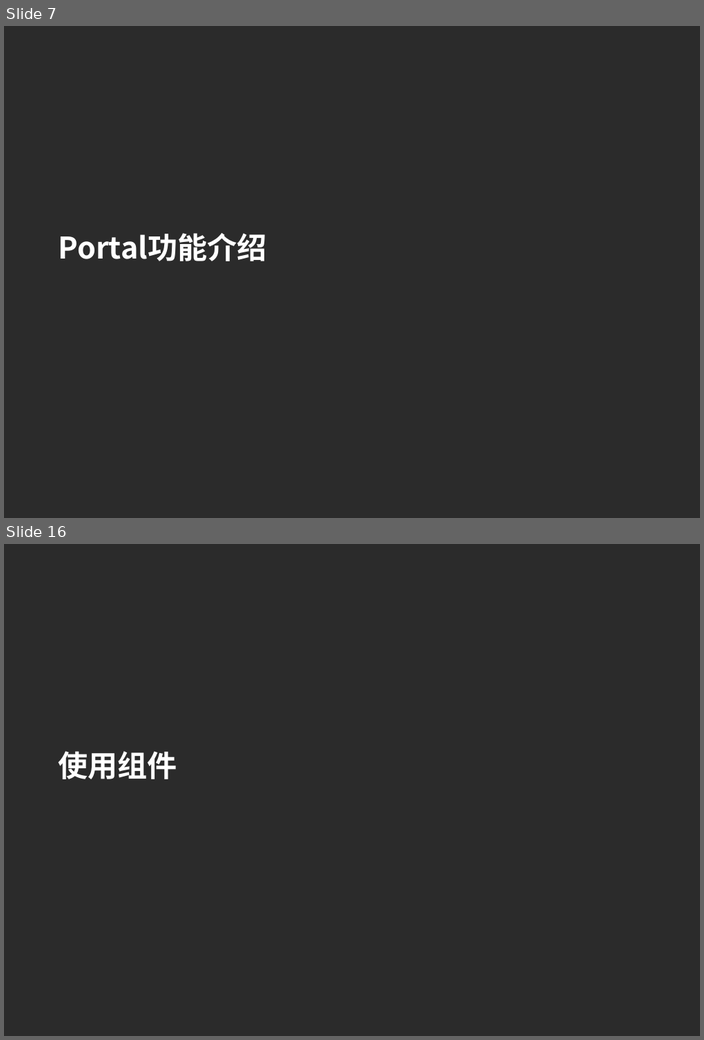
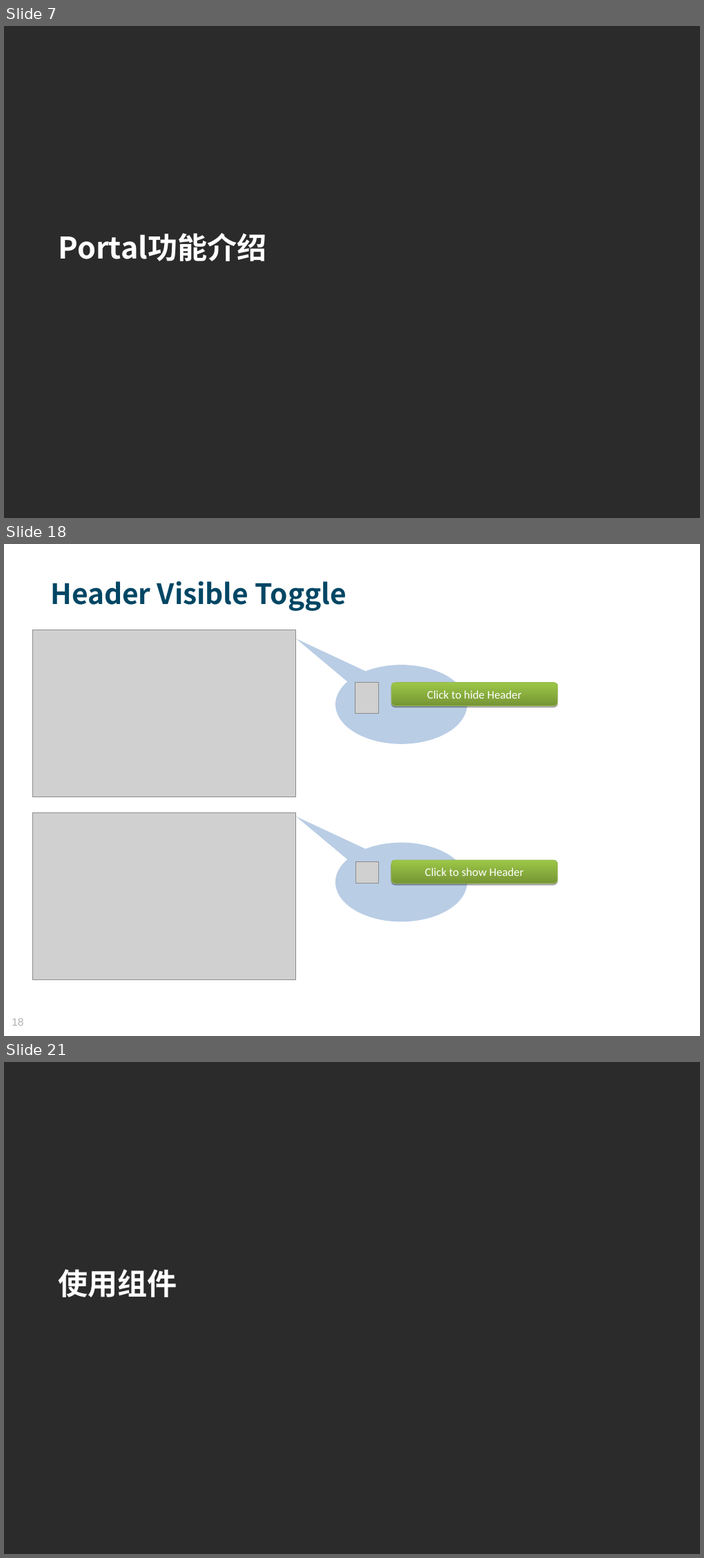
Before and after one commit to MosesZhu/Cube, a slide deck: Document/New Webframework Introduction.ppt. Shown one above the other, each under a label of ours: slides 7 and 16 before the commit, slides 7, 18 and 21 after it; the slides between them are not shown. The pictures are 704x1040 and 704x1558 pixels, drawn with LibreOffice and Linux fonts; fonts in the diff are those of the drawing; grey boxes stand for pictures; background and template pictures are left out; a plain dark background stands for a picture behind light text. Boxes give left, top, right and bottom in pixels: in the first picture for what was removed or moved away, otherwise in the second. Text is boxed around its words. In the diff, an @@ line names an element or a change of style, - is before the commit and + after.

```diff
--- a/Document/New Webframework Introduction.ppt
+++ b/Document/New Webframework Introduction.ppt
@@ slide 18 added at box(4, 544, 700, 1036), background picture (left out) @@
@@ text added at box(50, 581, 346, 611), 34 pt, text #004664, bold @@
+Header Visible Toggle
@@ picture added at box(32, 630, 296, 797) @@
@@ speech bubble added at box(335, 665, 467, 744), fill #B9CDE5 @@
@@ picture added at box(355, 683, 379, 714) @@
@@ rounded rectangle added at box(391, 683, 557, 706), fill gradient #769535 to #9CC746, outline #98B954 0.74 pt, 14 pt, text #FFFFFF @@
+Click to hide Header
@@ picture added at box(32, 813, 296, 980) @@
@@ speech bubble added at box(335, 843, 467, 922), fill #B9CDE5 @@
@@ picture added at box(356, 861, 379, 883) @@
@@ rounded rectangle added at box(391, 860, 557, 883), fill gradient #769535 to #9CC746, outline #98B954 0.74 pt, 14 pt, text #FFFFFF @@
+Click to show Header
@@ page number added at box(12, 1018, 23, 1026), 13 pt, text #B2B2B2 @@
+18
@@ what was slide 16 is now slide 21 @@
```
Also in this commit, not shown: 4 slides changed, 10 other slides added, 5 slides removed, 1 other file.
